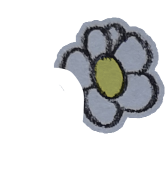
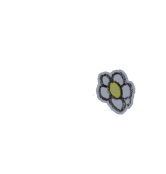
Layer changes from the first 166 x 174 image to the second:
renamed "Pasted Layer" to "Pasted Layer #3", moved it above "5", painted on it over [53,17,165,134]
renamed "10" to "5", painted on it over [53,45,92,130]
